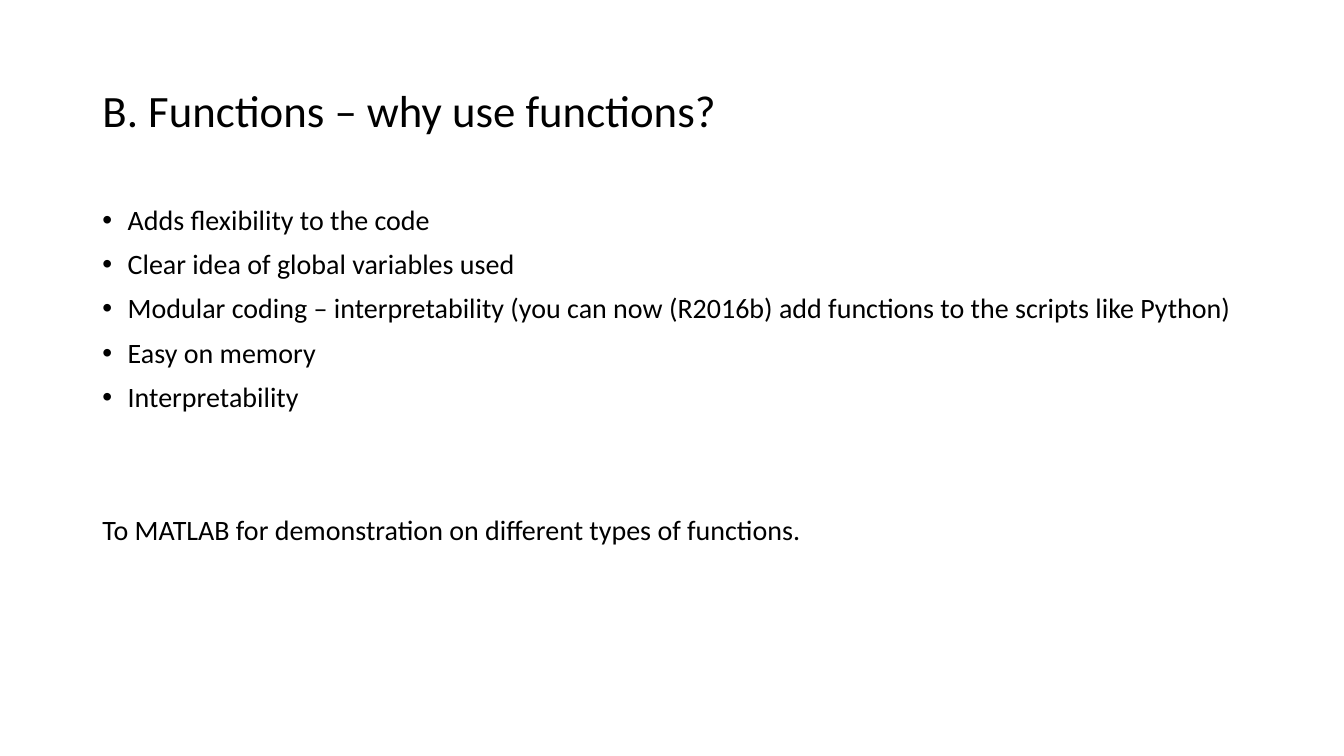
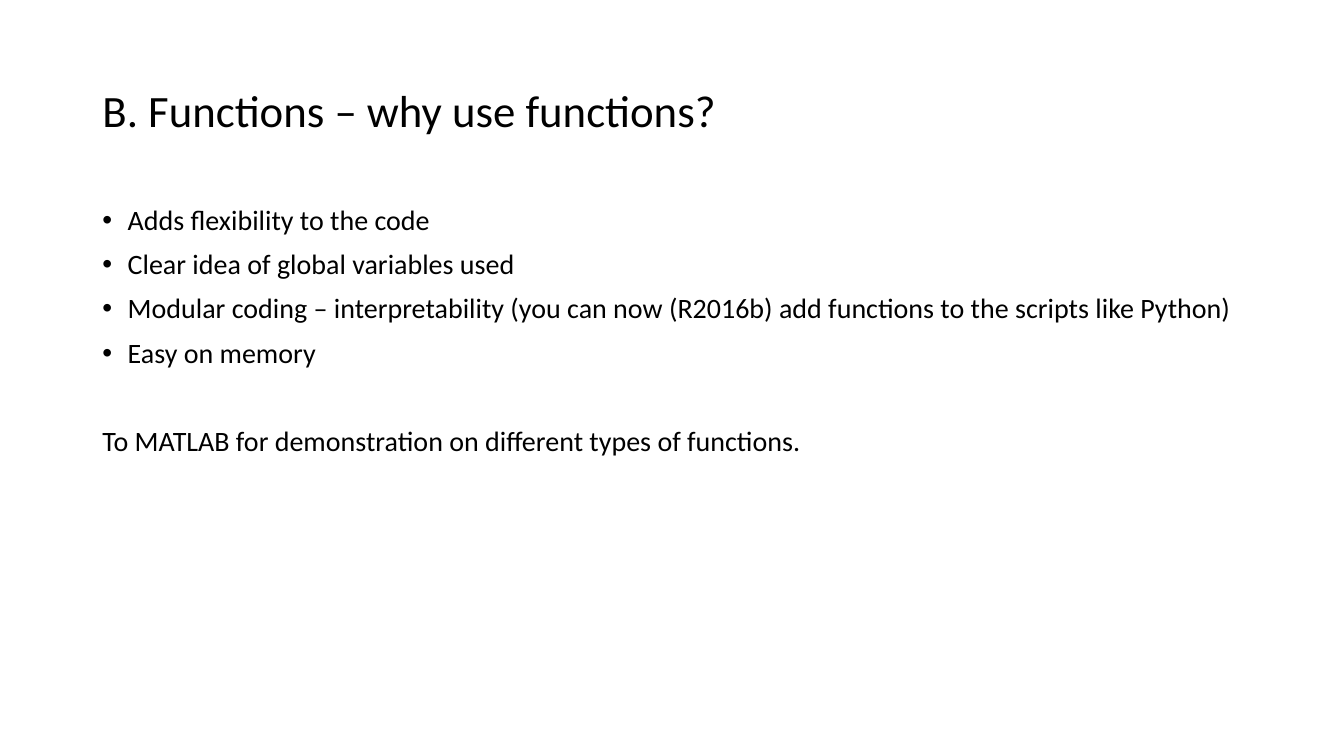
Before and after one commit to viveksgr/MATLAB_workshop, a slide deck: slide 12 of Advanced MATLAB Workshop.pptx. Drawn at 1344x756 pixels with LibreOffice and Linux fonts; fonts in the diff are those of the drawing. Boxes give left, top, right and bottom in pixels: in the first picture for what was removed or moved away, otherwise in the second. Text is boxed around its words. In the diff, an @@ line names an element or a change of style, - is before the commit and + after.

```diff
--- a/Advanced MATLAB Workshop.pptx
+++ b/Advanced MATLAB Workshop.pptx
@@ text at [128, 387, 299, 412]: paragraph removed @@
-• Interpretability
```
Also in this commit, not shown: 4 other slides changed, 5 slides added, 7 other files.
